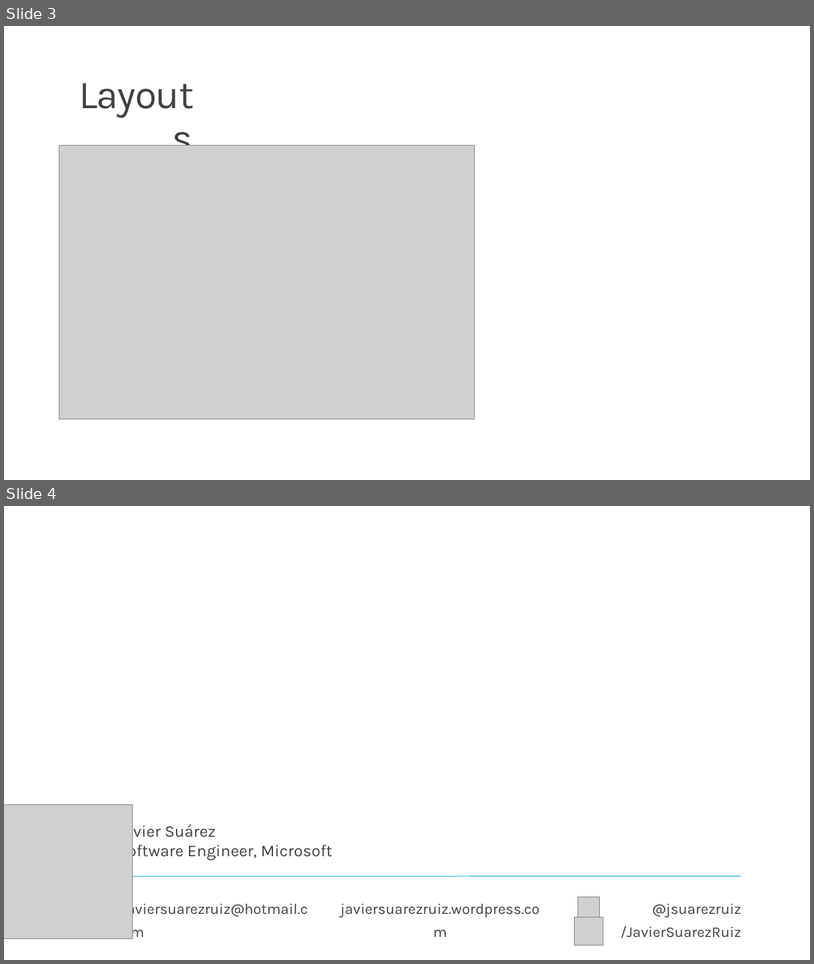
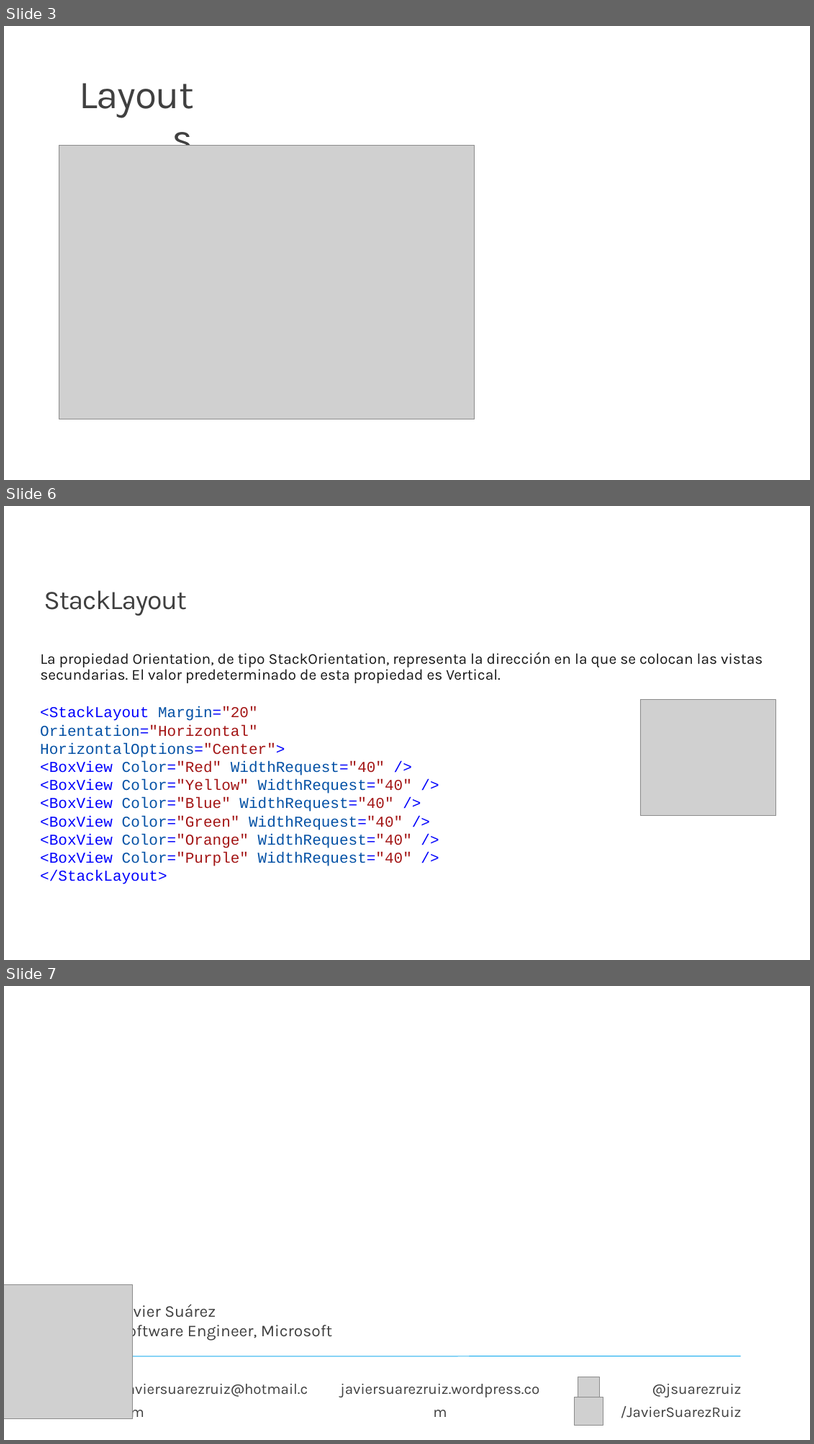
Before and after one commit to jsuarezruiz/taller-dotnet-maui, a slide deck: Bloque 4 - Creación de la UI/Taller17 - Layouts.pptx. Shown one above the other, each under a label of ours: slides 3 and 4 before the commit, slides 3, 6 and 7 after it; the slides between them are not shown. The pictures are 814x964 and 814x1444 pixels, drawn with LibreOffice and Linux fonts; fonts in the diff are those of the drawing; grey boxes stand for pictures; background and template pictures are left out. Boxes give left, top, right and bottom in pixels: in the first picture for what was removed or moved away, otherwise in the second. Text is boxed around its words. In the diff, an @@ line names an element or a change of style, - is before the commit and + after.

```diff
--- a/Bloque 4 - Creación de la UI/Taller17 - Layouts.pptx
+++ b/Bloque 4 - Creación de la UI/Taller17 - Layouts.pptx
@@ slide 6 added at (4,506,810,960), background #FFFFFF @@
@@ title added at (44,590,187,615), 32 pt, text #404040 @@
+StackLayout
@@ text added at (40,652,763,683), 18 pt, text #171717 @@
+La propiedad Orientation, de tipo StackOrientation, representa la dirección en la que se colocan las vistas secundarias. El valor predeterminado de esta propiedad es Vertical.
@@ picture added at (640,700,777,816) @@
@@ text added at (40,706,412,866), 18 pt, text #0451A5 @@
+<StackLayout Margin="20" Orientation="Horizontal" HorizontalOptions="Center">
+<BoxView Color="Red" WidthRequest="40" />
+<BoxView Color="Yellow" WidthRequest="40" />
+<BoxView Color="Blue" WidthRequest="40" />
+<BoxView Color="Green" WidthRequest="40" />
+<BoxView Color="Orange" WidthRequest="40" />
+<BoxView Color="Purple" WidthRequest="40" />
+</StackLayout>
@@ what was slide 4 is now slide 7 @@
```
Also in this commit, not shown: 2 other slides added, 3 other files.
